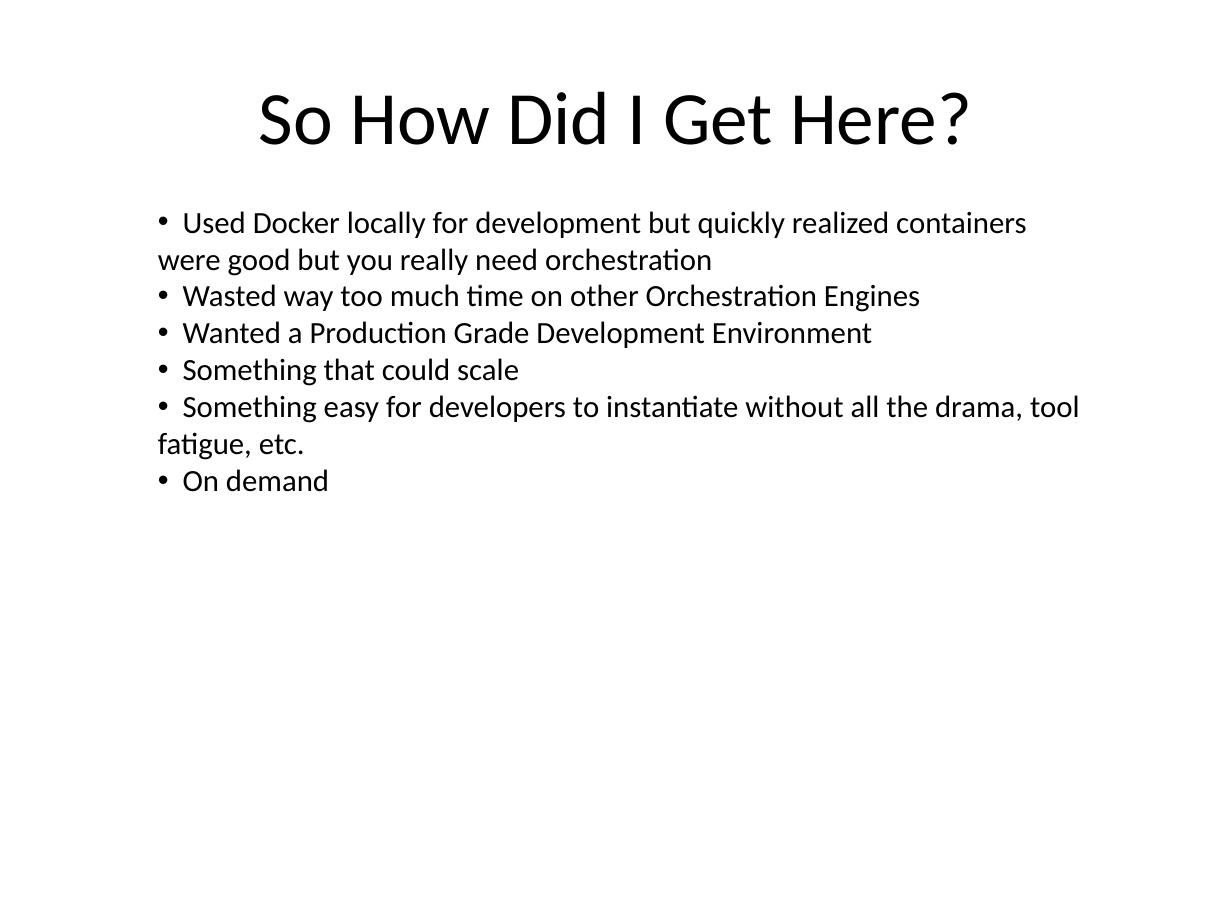
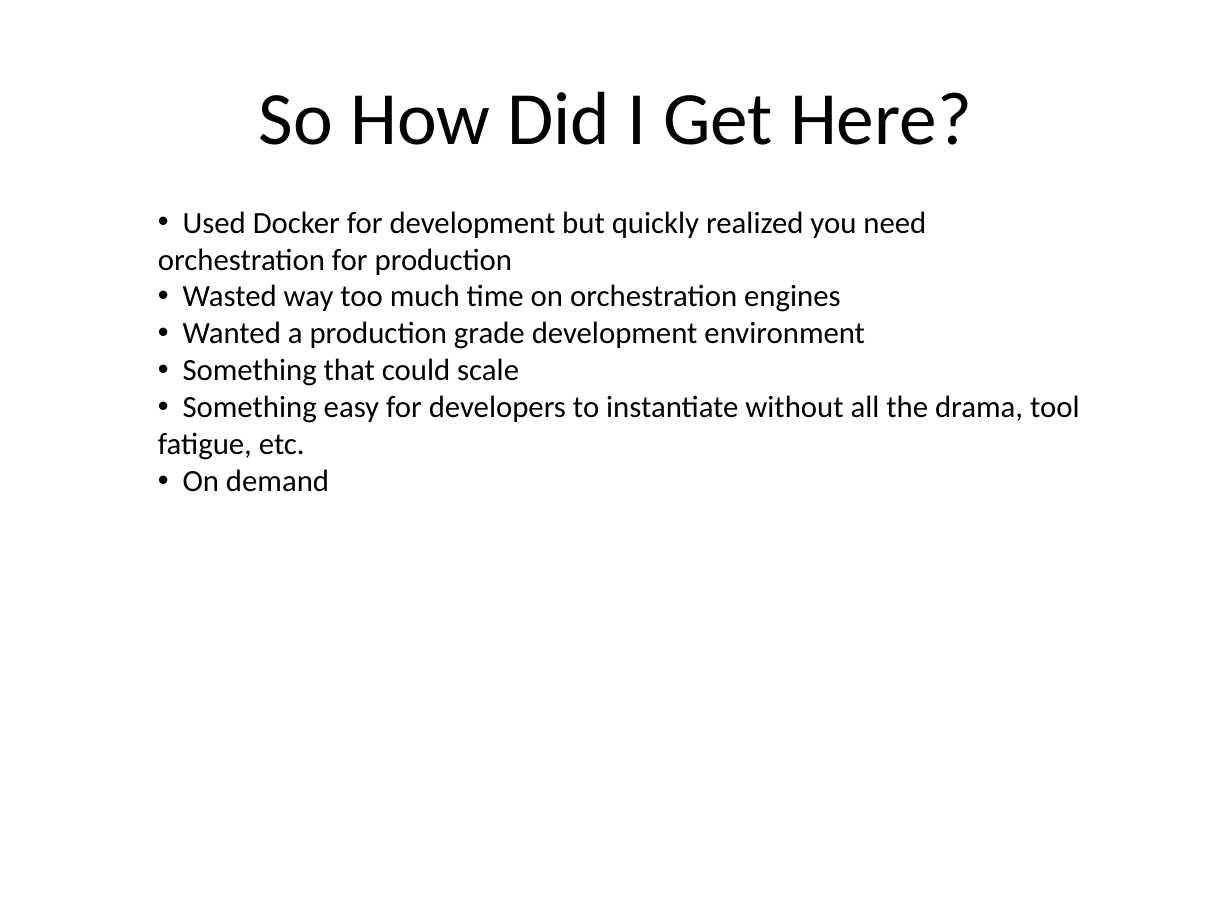
Before and after one commit to kskalvar/aws-eks-cluster-quickstart, a slide deck: slide 2 of slides/AWS-EKS-Cluster-Quickstart.pptx. Drawn at 1232x924 pixels with LibreOffice and Linux fonts; fonts in the diff are those of the drawing; background and template pictures are left out. Boxes give left, top, right and bottom in pixels: in the first picture for what was removed or moved away, otherwise in the second. Text is boxed around its words. In the diff, an @@ line names an element or a change of style, - is before the commit and + after.

Commit message:
Updated slides

```diff
--- a/slides/AWS-EKS-Cluster-Quickstart.pptx
+++ b/slides/AWS-EKS-Cluster-Quickstart.pptx
@@ text at (x1=158, y1=211, x2=926, y2=349): text changed @@
-• Used Docker locally for development but quickly realized containers were good but you really need orchestration
-• Wasted way too much time on other Orchestration Engines
-• Wanted a Production Grade Development Environment
+• Used Docker for development but quickly realized you need orchestration for production
+• Wasted way too much time on orchestration engines
+• Wanted a production grade development environment
```
Also in this commit, not shown: 6 other slides changed.
